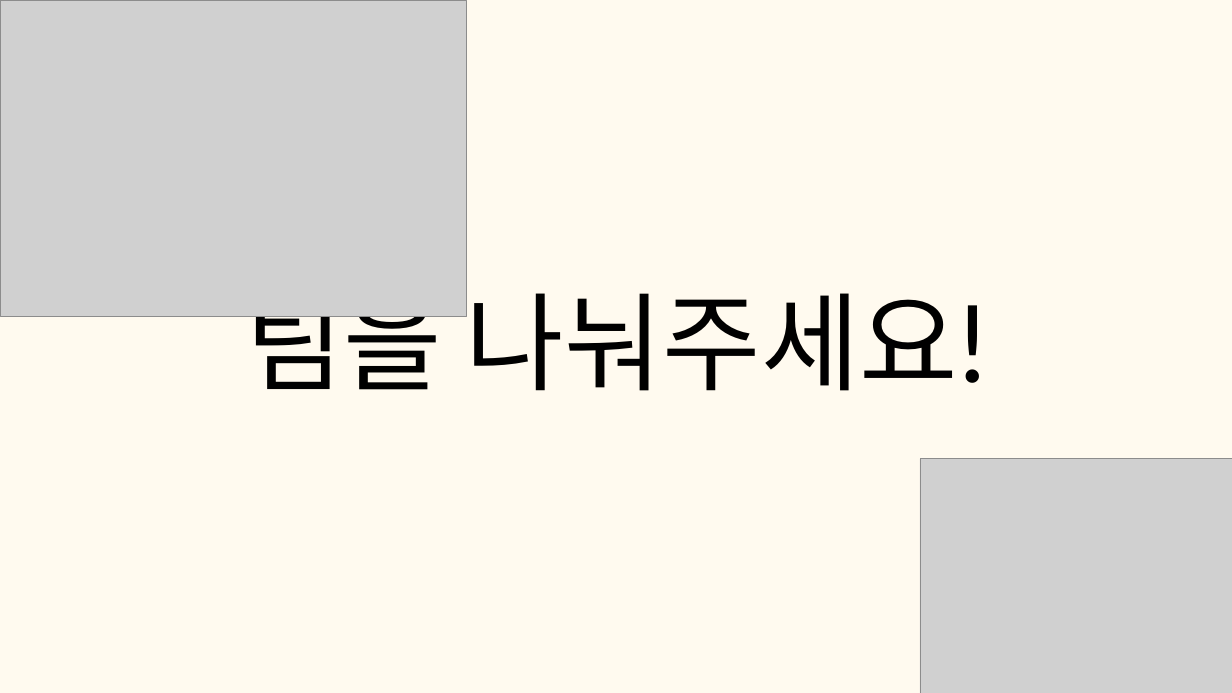
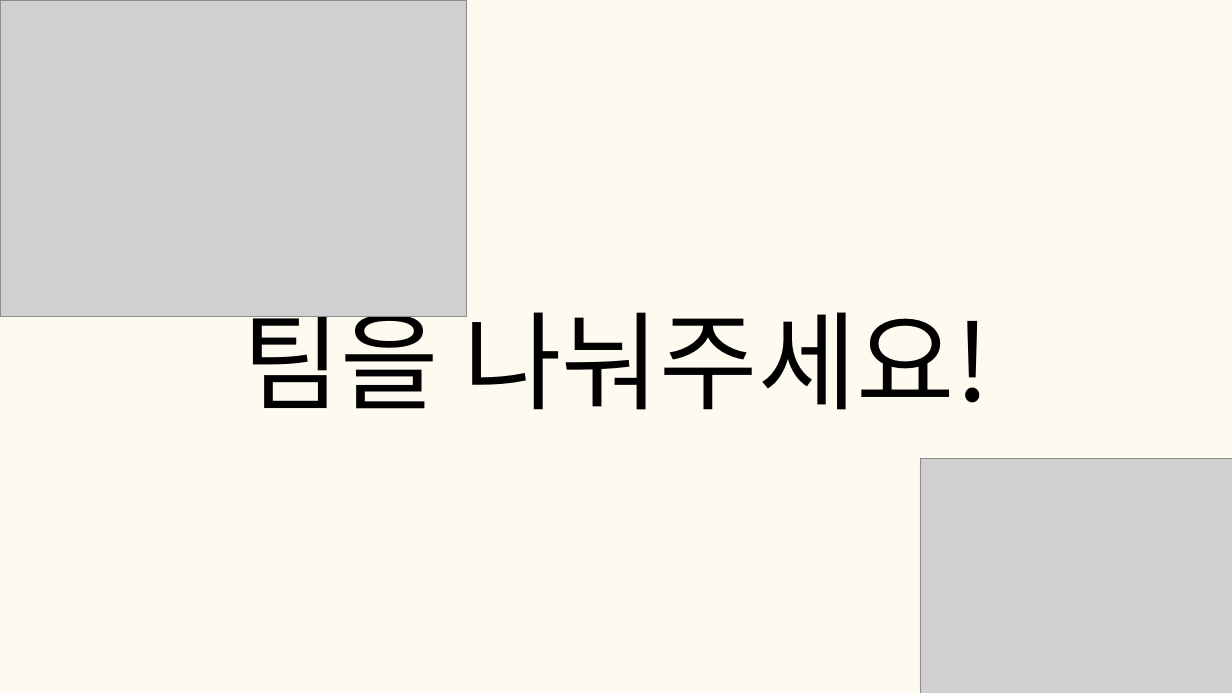
Before and after one commit to tkdgns25300/sunday_play, a slide deck: slide 3 of public/downloads/games/bottle-flip/rules.pptx. Drawn at 1232x693 pixels with LibreOffice and Linux fonts; fonts in the diff are those of the drawing; grey boxes stand for pictures. Boxes give left, top, right and bottom in pixels: in the first picture for what was removed or moved away, otherwise in the second. Text is boxed around its words. In the diff, an @@ line names an element or a change of style, - is before the commit and + after.

```diff
--- a/public/downloads/games/bottle-flip/rules.pptx
+++ b/public/downloads/games/bottle-flip/rules.pptx
@@ text "팀을 나눠주세요!": place and size @@
-text "팀을 나눠주세요!" at box(245, 274, 987, 409)
+text "팀을 나눠주세요!" at box(242, 293, 990, 410)
@@ text "팀을 나눠주세요!" at box(242, 293, 990, 410): font Lato to Noto Sans CJK KR @@
```
Also in this commit, not shown: 4 other slides changed, 3 other files.
